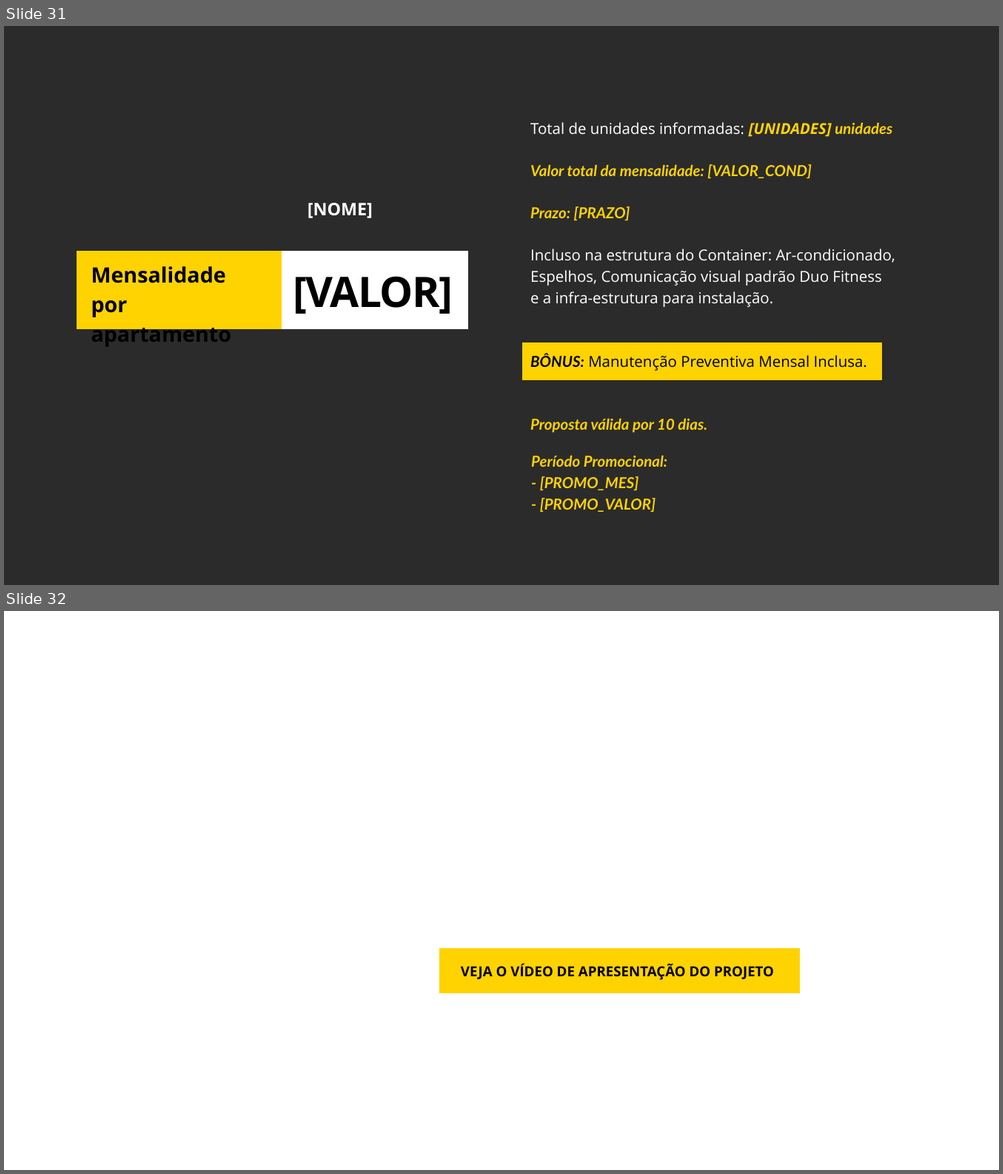
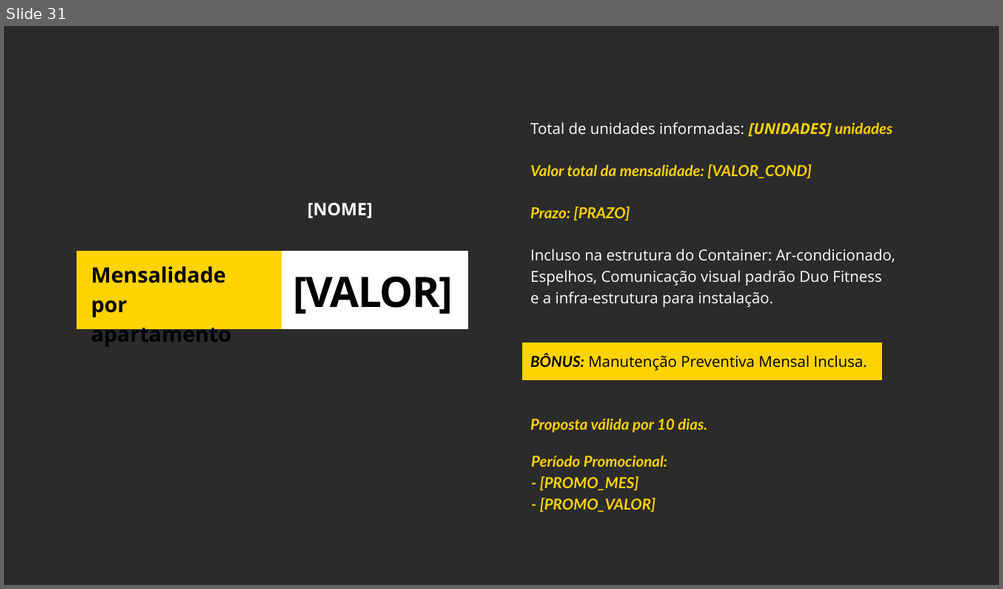
Before and after one commit to agencialumno/Site_duofitness, a slide deck: simulador_duofitness/templates/triple.pptx. Shown one above the other, each under a label of ours: slides 31 and 32 before the commit, slide 31 after it. The pictures are 1003x1174 and 1003x589 pixels, drawn with LibreOffice and Linux fonts; fonts in the diff are those of the drawing; background and template pictures are left out; a plain dark background stands for a picture behind light text. Boxes give left, top, right and bottom in pixels: in the first picture for what was removed or moved away, otherwise in the second. Text is boxed around its words. In the diff, an @@ line names an element or a change of style, - is before the commit and + after.

Commit message:
Ajuste nos vídeos nas propostas

```diff
--- a/simulador_duofitness/templates/triple.pptx
+++ b/simulador_duofitness/templates/triple.pptx
@@ slide 32 removed at (x1=4, y1=611, x2=999, y2=1170), background picture (left out) @@
@@ freeform shape removed at (x1=439, y1=948, x2=800, y2=994) @@
@@ text removed at (x1=461, y1=963, x2=774, y2=980) @@
-VEJA O VÍDEO DE APRESENTAÇÃO DO PROJETO
```
Also in this commit, not shown: 1 slide added, 3 other files.
